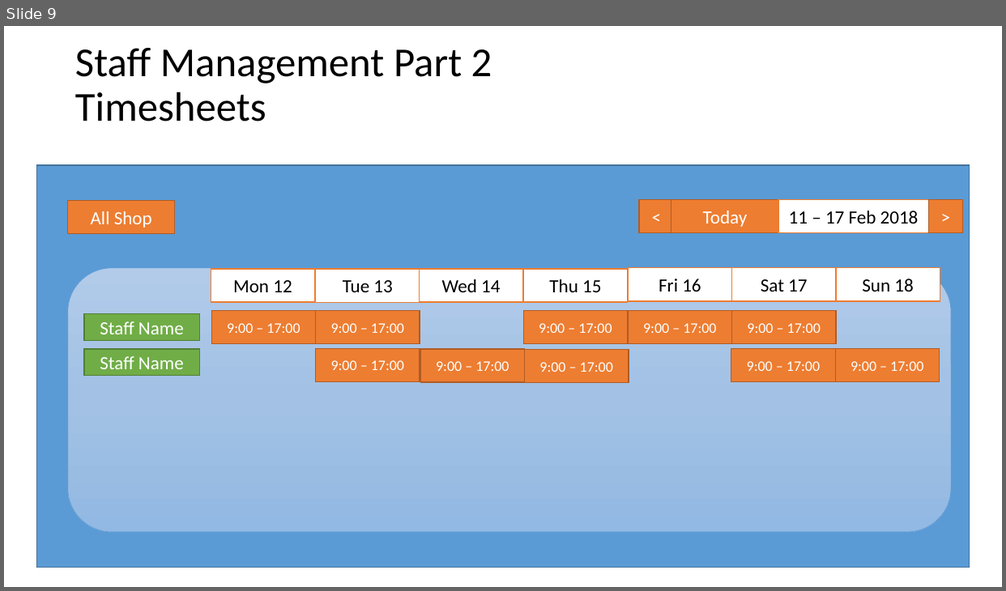
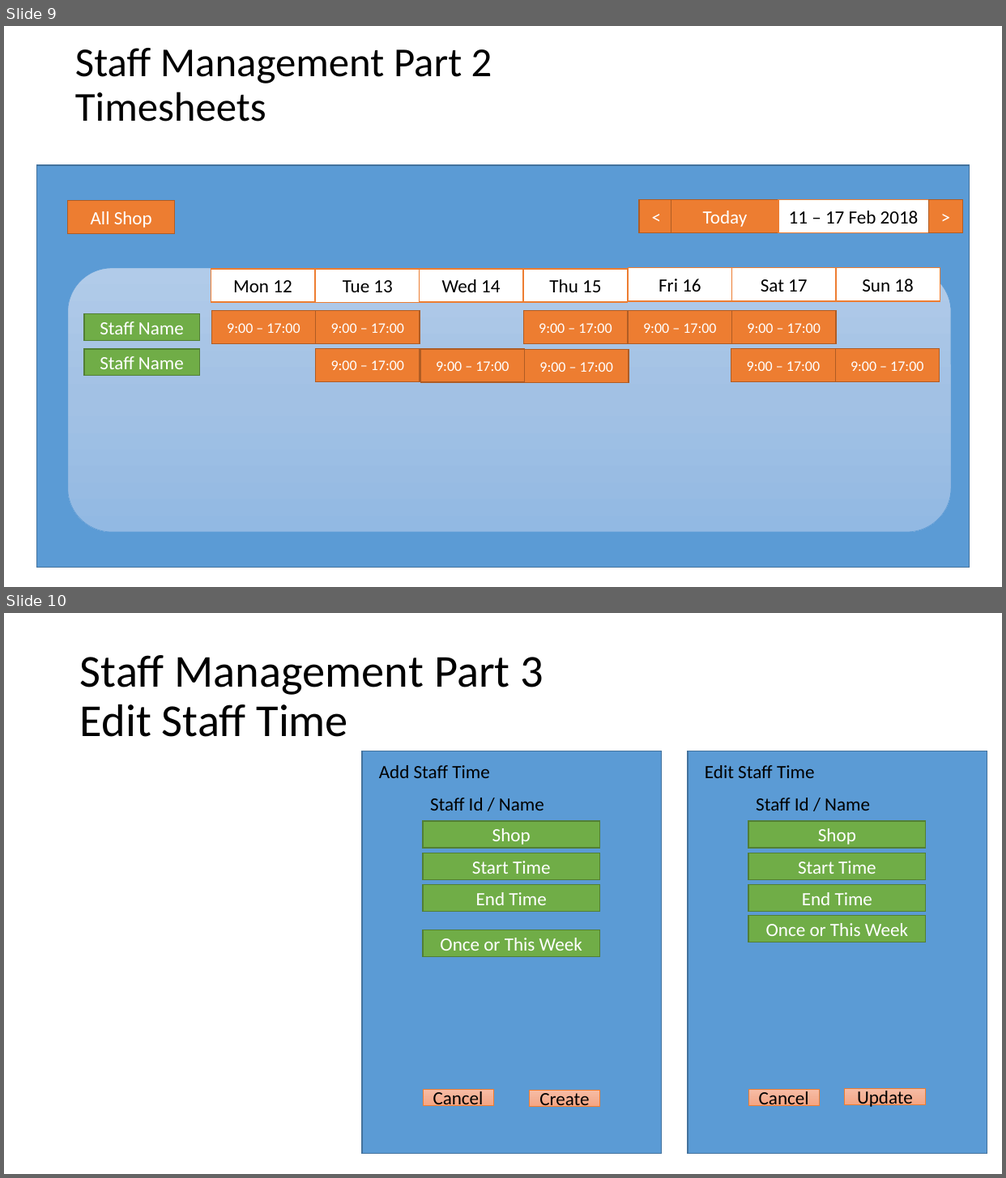
Before and after one commit to SnowFox108/HerbAppointment, a slide deck: SupportFiles/Documents/SketchFlow.pptx. Shown one above the other, each under a label of ours: slide 9 before the commit, slides 9 and 10 after it. The pictures are 1006x591 and 1006x1178 pixels, drawn with LibreOffice and Linux fonts; fonts in the diff are those of the drawing. Boxes give left, top, right and bottom in pixels: in the first picture for what was removed or moved away, otherwise in the second. Text is boxed around its words. In the diff, an @@ line names an element or a change of style, - is before the commit and + after.

```diff
--- a/SupportFiles/Documents/SketchFlow.pptx
+++ b/SupportFiles/Documents/SketchFlow.pptx
@@ slide 10 added at [4,613,1002,1174], background #FFFFFF @@
@@ title added at [80,655,543,737], 44 pt, text #000000 @@
+Staff Management Part 3
+Edit Staff Time
@@ rectangle added at [362,752,661,1153], fill #5B9BD5, outline #43739E 1 pt @@
@@ rectangle added at [688,752,987,1153], fill #5B9BD5, outline #43739E 1 pt @@
@@ text added at [379,765,489,778], 18 pt, text #000000 @@
+Add Staff Time
@@ text added at [705,765,814,778], 18 pt, text #000000 @@
+Edit Staff Time
@@ text added at [430,798,544,811], 18 pt, text #000000 @@
+Staff Id / Name
@@ text added at [756,798,870,811], 18 pt, text #000000 @@
+Staff Id / Name
@@ rectangle added at [423,821,600,848], fill #70AD47, outline #538035 1 pt, 18 pt, text #FFFFFF @@
+Shop
@@ rectangle added at [749,821,927,848], fill #70AD47, outline #538035 1 pt, 18 pt, text #FFFFFF @@
+Shop
@@ rectangle added at [423,854,600,880], fill #70AD47, outline #538035 1 pt, 18 pt, text #FFFFFF @@
+Start Time
@@ rectangle added at [749,854,927,880], fill #70AD47, outline #538035 1 pt, 18 pt, text #FFFFFF @@
+Start Time
@@ rectangle added at [423,884,600,912], fill #70AD47, outline #538035 1 pt, 18 pt, text #FFFFFF @@
+End Time
@@ rectangle added at [749,884,927,912], fill #70AD47, outline #538035 1 pt, 18 pt, text #FFFFFF @@
+End Time
@@ rectangle added at [749,915,927,943], fill #70AD47, outline #538035 1 pt, 18 pt, text #FFFFFF @@
+Once or This Week
@@ rectangle added at [423,931,600,957], fill #70AD47, outline #538035 1 pt, 18 pt, text #FFFFFF @@
+Once or This Week
@@ rectangle added at [423,1090,493,1105], fill gradient #F7BDA5 to #F5B196 to #F8A582, outline #ED7D31 0.5 pt, 18 pt, text #000000 @@
+Cancel
@@ rectangle added at [530,1091,600,1106], fill gradient #F7BDA5 to #F5B196 to #F8A582, outline #ED7D31 0.5 pt, 18 pt, text #000000 @@
+Create
@@ rectangle added at [749,1090,819,1105], fill gradient #F7BDA5 to #F5B196 to #F8A582, outline #ED7D31 0.5 pt, 18 pt, text #000000 @@
+Cancel
@@ rectangle added at [845,1089,927,1105], fill gradient #F7BDA5 to #F5B196 to #F8A582, outline #ED7D31 0.5 pt, 18 pt, text #000000 @@
+Update
```
Also in this commit, not shown: 7 slides changed, 4 other slides added.
